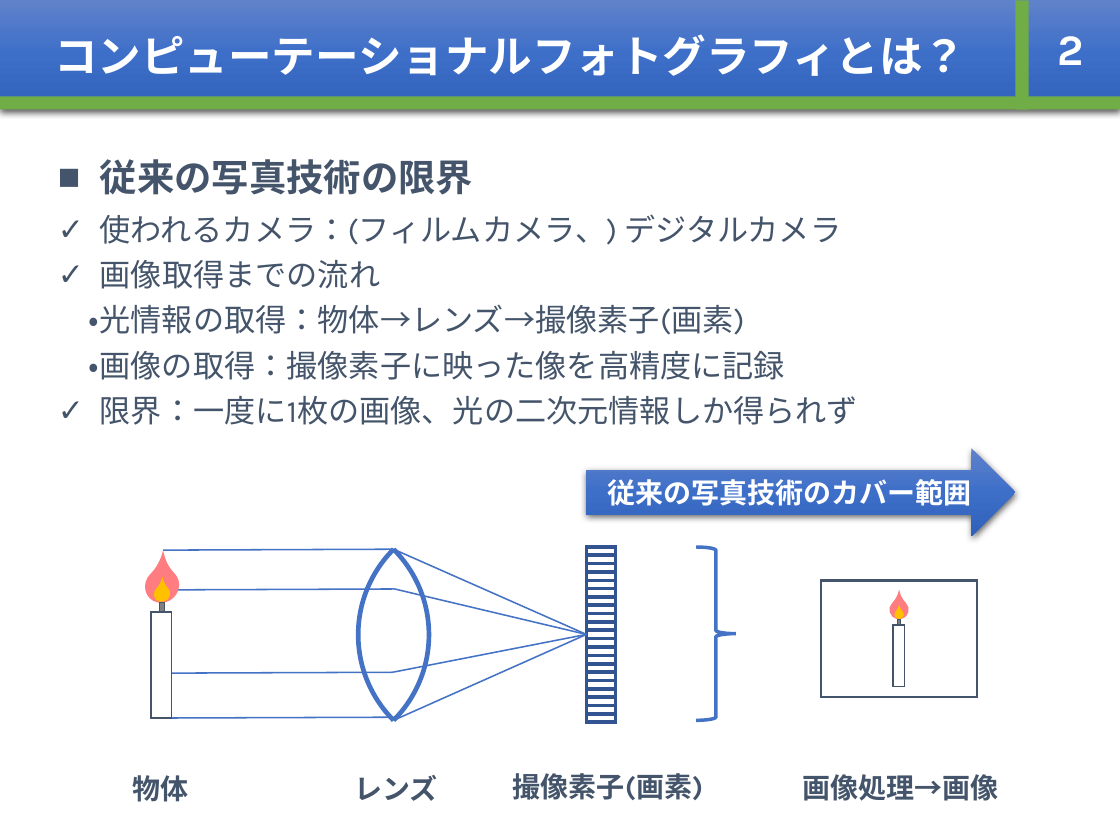
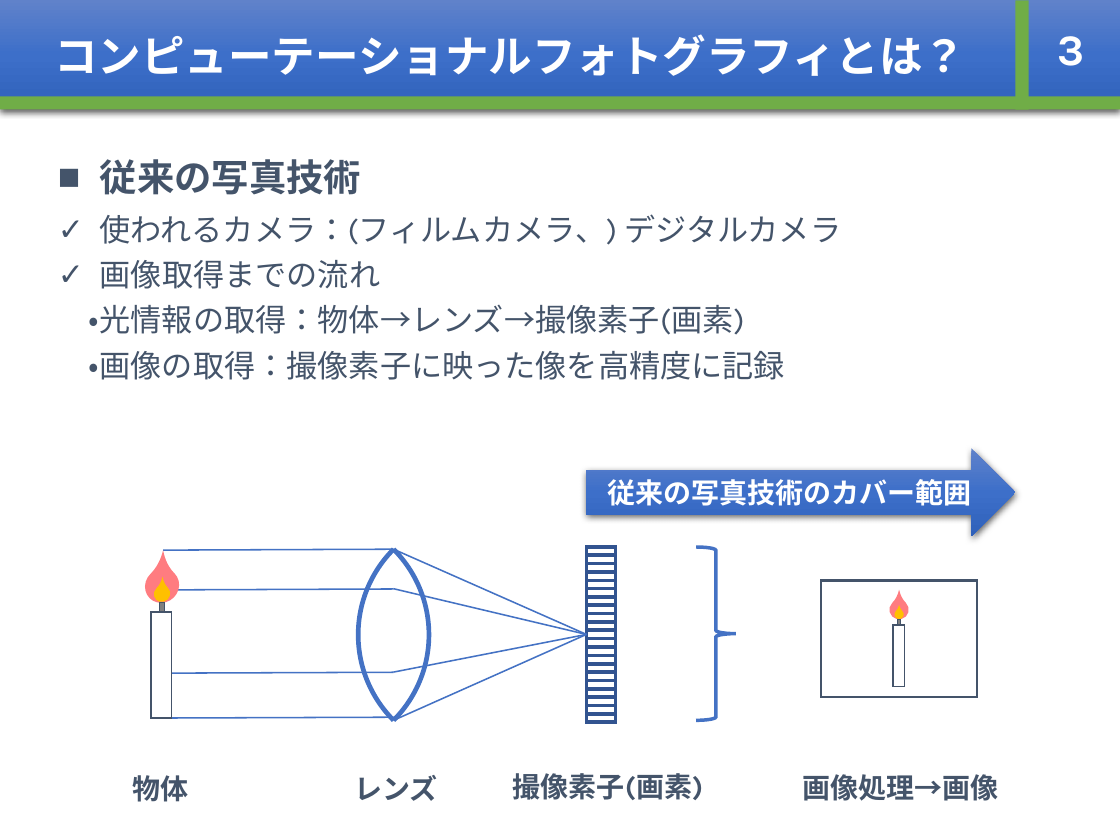
Before and after one commit to whcitizen/citizen_thesis, a slide deck: slide 4 of 03_mid_presentation/mid-presentation_20180219.pptx (slide 3 before the commit). Drawn at 1120x840 pixels with LibreOffice and Linux fonts; fonts in the diff are those of the drawing. Boxes give left, top, right and bottom in pixels: in the first picture for what was removed or moved away, otherwise in the second. Text is boxed around its words. In the diff, an @@ line names an element or a change of style, - is before the commit and + after.

```diff
--- a/03_mid_presentation/mid-presentation_20180219.pptx
+++ b/03_mid_presentation/mid-presentation_20180219.pptx
@@ text at (x1=1057, y1=36, x2=1084, y2=66): text changed @@
-2
+3
@@ text at (x1=100, y1=159, x2=361, y2=195): text changed @@
-■ 従来の写真技術の限界
+■ 従来の写真技術
@@ text at (x1=100, y1=396, x2=858, y2=425): paragraph removed @@
-✓ 限界：一度に1枚の画像、光の二次元情報しか得られず
```
Also in this commit, not shown: 14 other slides changed, 1 slide added, 1 slide removed, 8 other files.
